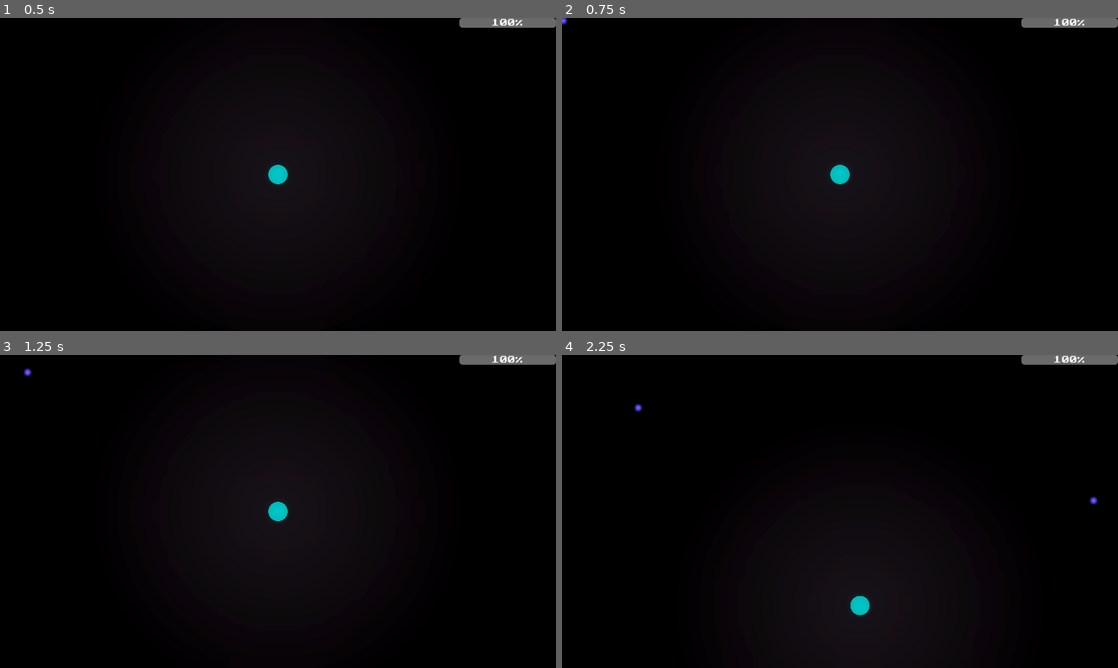
Above: before the commit, frames 1-4 (two rows, left to right).
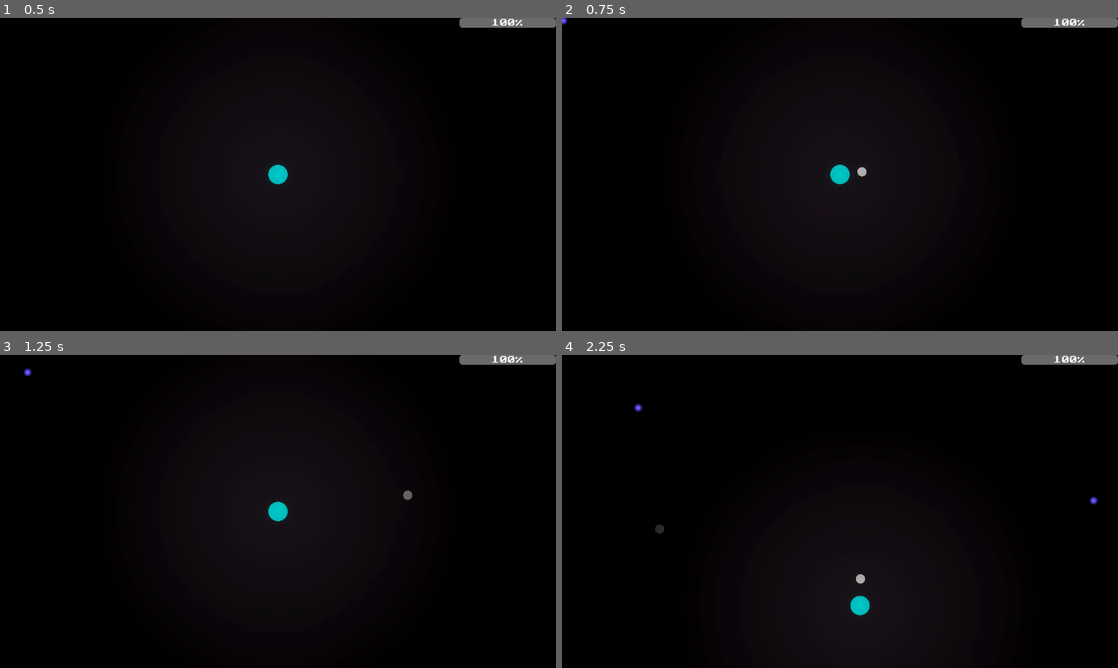
Above: after the commit, the same moments.

Repository: Iviv122/safe_to_scare
Game: Godot game, scene res://main.tscn
Two runs of this game, one before a commit and one after it. Both use one fixed random seed, a clock stepped at 60 frames per second and the inputs below.
Inputs (mouse positions are in pixels of both pictures, inside the frame that each line leads up to):
- Up to frame 1 (0.5 s): no input
- Up to frame 2 (0.75 s): tap Enter at 0.5 s; move the mouse to (962, 158) at 0.52 s; hold Right from 0.53 s (still down); hold A (a) from 0.53 s (still down); click (962, 158) at 0.67 s
- Up to frame 3 (1.25 s): keep holding Right; keep holding A (a); tap D (d) at 0.8 s
- Up to frame 4 (2.25 s): move the mouse to (728, 527) at 1.27 s; release Right at 1.28 s; release A (a) at 1.28 s; hold Down 1.28-2.03 s; tap D (d) at 1.35 s; click (728, 527) at 1.42 s; tap S (s) at 1.55 s; move the mouse to (895, 442) at 2.02 s; hold Right from 2.03 s (still down); hold S (s) from 2.03 s (still down); click (895, 442) at 2.17 s

Frame 1 is identical in both runs. In frame 2, less than 0.1% of the frame differs, in the area x 53-55%, y 47-51%; in frame 3, less than 0.1%; in frame 4, less than 0.1%, in the area x 16-55%, y 54-74%.

Commit message:
projectiles, weapons

Diff:
--- /dev/null
+++ b/assets/globals/inventory_instance.tscn
@@ -0,0 +1,11 @@
+[gd_scene load_steps=4 format=3 uid="uid://ck4nys37e6wca"]
+
+[ext_resource type="Script" uid="uid://daygoe25gqhhq" path="res://objects/player/stats/player_inventory.gd" id="1_61k8r"]
+[ext_resource type="Resource" uid="uid://cjtshx4eqbmxg" path="res://assets/weapons/pistol.tres" id="2_tbdtr"]
+[ext_resource type="Resource" uid="uid://caq34i3pyskbr" path="res://assets/globals/player_pos.tres" id="3_uib4w"]
+
+[node name="InventoryInstance" type="Node"]
+script = ExtResource("1_61k8r")
+weapon = ExtResource("2_tbdtr")
+player_node = ExtResource("3_uib4w")
+metadata/_custom_type_script = "uid://daygoe25gqhhq"
--- /dev/null
+++ b/assets/prefabs/projectiles/PlayerBullet.tscn
@@ -0,0 +1,20 @@
+[gd_scene load_steps=4 format=3 uid="uid://dvu8namiqea5i"]
+
+[ext_resource type="Texture2D" uid="uid://bwb0krut0npvl" path="res://raw_assets/sprites/Circle.png" id="1_ax5wk"]
+[ext_resource type="Script" uid="uid://c2l4xlhs72rft" path="res://objects/projectiles/player/simple_player_bullet.gd" id="1_lu20l"]
+
+[sub_resource type="CircleShape2D" id="CircleShape2D_ax5wk"]
+radius = 19.026299
+
+[node name="PlayerBullet" type="Sprite2D"]
+scale = Vector2(0.075, 0.075)
+texture = ExtResource("1_ax5wk")
+script = ExtResource("1_lu20l")
+radius = 19.0
+speed = 15.0
+damage_modifier = 1.0
+metadata/_custom_type_script = "uid://c2l4xlhs72rft"
+
+[node name="CollisionShape2D" type="CollisionShape2D" parent="."]
+top_level = true
+shape = SubResource("CircleShape2D_ax5wk")
--- /dev/null
+++ b/assets/weapons/pistol.tres
@@ -0,0 +1,9 @@
+[gd_resource type="Resource" script_class="Weapon" load_steps=3 format=3 uid="uid://cjtshx4eqbmxg"]
+
+[ext_resource type="Script" uid="uid://bvrf2rrxafb6m" path="res://objects/weapons/weapon.gd" id="1_r6yop"]
+[ext_resource type="PackedScene" uid="uid://dvu8namiqea5i" path="res://assets/prefabs/projectiles/PlayerBullet.tscn" id="1_xh3f6"]
+
+[resource]
+script = ExtResource("1_r6yop")
+projectile = ExtResource("1_xh3f6")
+metadata/_custom_type_script = "uid://bvrf2rrxafb6m"
--- /dev/null
+++ b/objects/player/stats/player_inventory.gd
@@ -0,0 +1,12 @@
+extends Node
+class_name Inventory
+
+@export var weapon : Weapon
+@export var player_node : PlayerNode
+
+func _input(event):
+	if Input.is_mouse_button_pressed(MOUSE_BUTTON_LEFT):
+		shoot()
+
+func shoot() -> void:
+	weapon.shoot(player_node.player_node)
--- a/objects/player/stats/player_stats.gd
+++ b/objects/player/stats/player_stats.gd
@@ -3,6 +3,7 @@
 
 var health : float = 3
 var speed : float = 450
+var damage : float = 450
 
 signal updated()
 signal died()
--- /dev/null
+++ b/objects/projectiles/player/simple_player_bullet.gd
@@ -0,0 +1,11 @@
+extends Projectile
+class_name SimplePlayerBullet
+
+func on_collide() -> void:
+    for i in result:
+        if i.collider is Enemy:
+            i.collider.damage(PlayerStatsInstance.damage * damage_modifier)
+            queue_free()
+
+func move() -> void:
+    global_position += dir*speed
--- /dev/null
+++ b/objects/projectiles/projectile.gd
@@ -0,0 +1,47 @@
+extends Sprite2D
+class_name Projectile
+
+@export var radius : float
+@export var speed : float
+@export var damage_modifier : float
+
+var dir : Vector2
+var result : Array[Dictionary]
+
+
+func on_spawn() -> void:
+	pass
+# delta is counted in already
+func move() -> void:
+	pass
+func on_collide() -> void:
+	pass
+
+
+
+# don't modify in child
+func _ready() -> void:
+	on_spawn()
+	pass
+# don't modify in child
+func check() -> void:
+	var space_state = get_world_2d().direct_space_state
+
+	var circle_shape = CircleShape2D.new()
+	circle_shape.radius = radius
+
+	transform.origin = global_position
+
+	var query = PhysicsShapeQueryParameters2D.new()
+	query.shape = circle_shape
+	query.transform = transform
+	query.collide_with_areas = true
+
+	result = space_state.intersect_shape(query)
+
+	if result.size() > 0:
+		on_collide()
+# don't modify in child, physics for slower update
+func _physics_process(_delta):
+	check()
+	move()
--- /dev/null
+++ b/objects/weapons/weapon.gd
@@ -0,0 +1,16 @@
+extends Resource
+class_name Weapon
+
+# time/reload_time
+@export var reload_time : float = 1
+@export var projectile : PackedScene
+
+func shoot(_self : Node2D) -> void:
+	var bul : Projectile = projectile.instantiate()
+	var mpos = _self.get_global_mouse_position()
+	var mdir = (mpos-_self.global_position).normalized()
+
+	bul.global_position = _self.global_position + mdir*32
+	bul.dir = mdir
+
+	_self.get_tree().current_scene.add_child(bul)
--- a/project.godot
+++ b/project.godot
@@ -18,6 +18,7 @@
 [autoload]
 
 PlayerStatsInstance="*res://assets/globals/player_stats_instance.tscn"
+InventoryInstance="*res://assets/globals/inventory_instance.tscn"
 
 [display]
 
Not shown, added: objects/player/stats/player_inventory.gd.uid
Not shown, added: objects/projectiles/player/simple_player_bullet.gd.uid
Not shown, added: objects/projectiles/projectile.gd.uid
Not shown, added: objects/weapons/weapon.gd.uid
